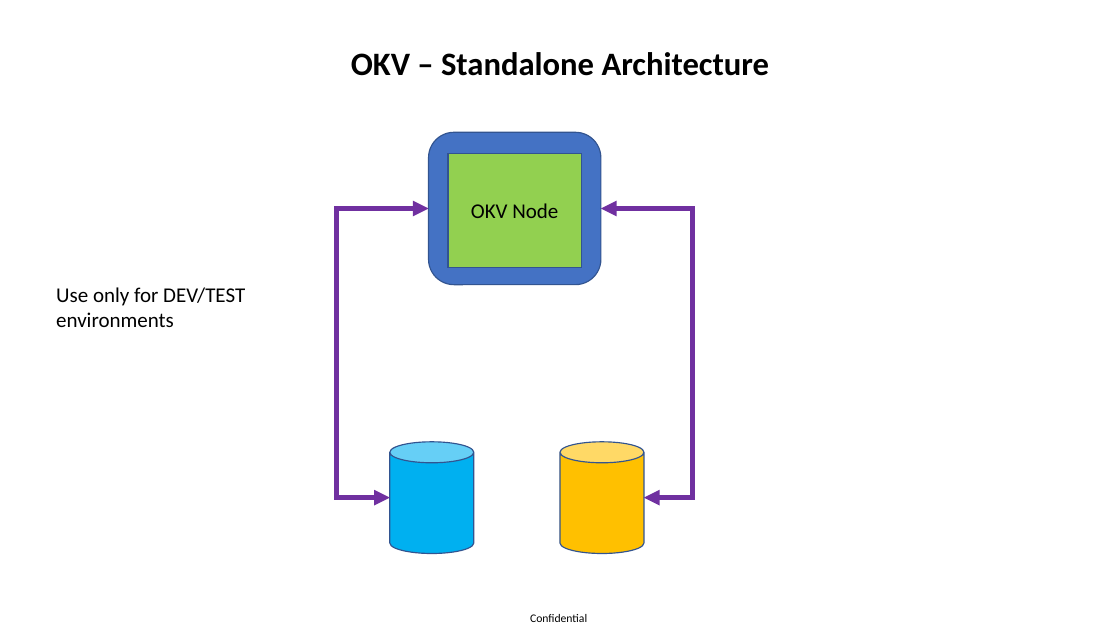
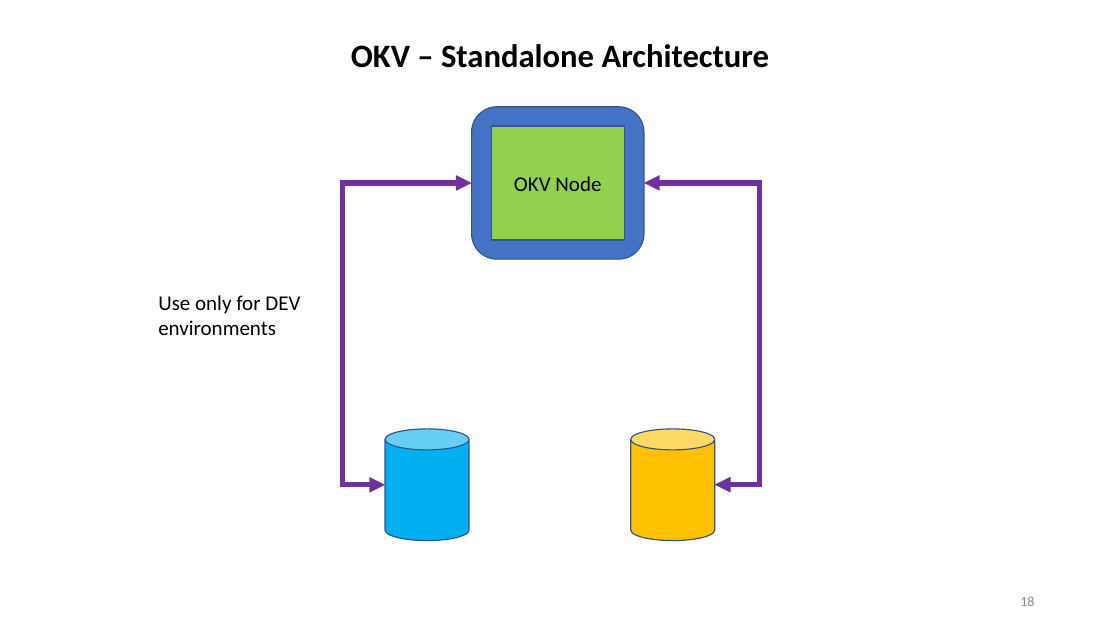
Before and after one commit to zizu1985/DOAG_OKV_EXACC, a slide deck: slide 18 of Oracle_Key_Vault_Overview.pptx. Drawn at 1120x630 pixels with LibreOffice and Linux fonts; fonts in the diff are those of the drawing; background and template pictures are left out. Boxes give left, top, right and bottom in pixels: in the first picture for what was removed or moved away, otherwise in the second. Text is boxed around its words. In the diff, an @@ line names an element or a change of style, - is before the commit and + after.

```diff
--- a/Oracle_Key_Vault_Overview.pptx
+++ b/Oracle_Key_Vault_Overview.pptx
@@ text "OKV – Standalone Architecture": place and size @@
-text "OKV – Standalone Architecture" at box(351, 52, 770, 76)
+text "OKV – Standalone Architecture" at box(351, 44, 770, 68)
@@ text "OKV – Standalone Architecture" at box(351, 44, 770, 68): vertical alignment middle to bottom @@
@@ rounded rectangle: place and size @@
-rounded rectangle at box(429, 133, 601, 285)
+rounded rectangle at box(471, 107, 644, 259)
@@ rectangle "OKV Node": place and size @@
-rectangle "OKV Node" at box(448, 154, 581, 268)
+rectangle "OKV Node" at box(492, 126, 625, 240)
@@ elbow double arrow moved from (390, 497) - (429, 208) to (385, 485) - (471, 183) @@
@@ elbow double arrow moved from (644, 497) - (601, 208) to (715, 485) - (644, 183) @@
@@ text at box(158, 295, 300, 335): text changed @@
-Use only for DEV/TEST environments
+Use only for DEV environments
@@ cylinder: place and size @@
-cylinder at box(390, 442, 474, 554)
+cylinder at box(385, 429, 469, 541)
@@ cylinder: place and size @@
-cylinder at box(560, 442, 644, 554)
+cylinder at box(631, 429, 715, 541)
@@ page number added at box(1020, 596, 1034, 606), 12 pt, text #8C8C8C @@
+18
@@ text removed at box(530, 614, 587, 622) @@
-Confidential
```
Also in this commit, not shown: 11 other slides changed.
